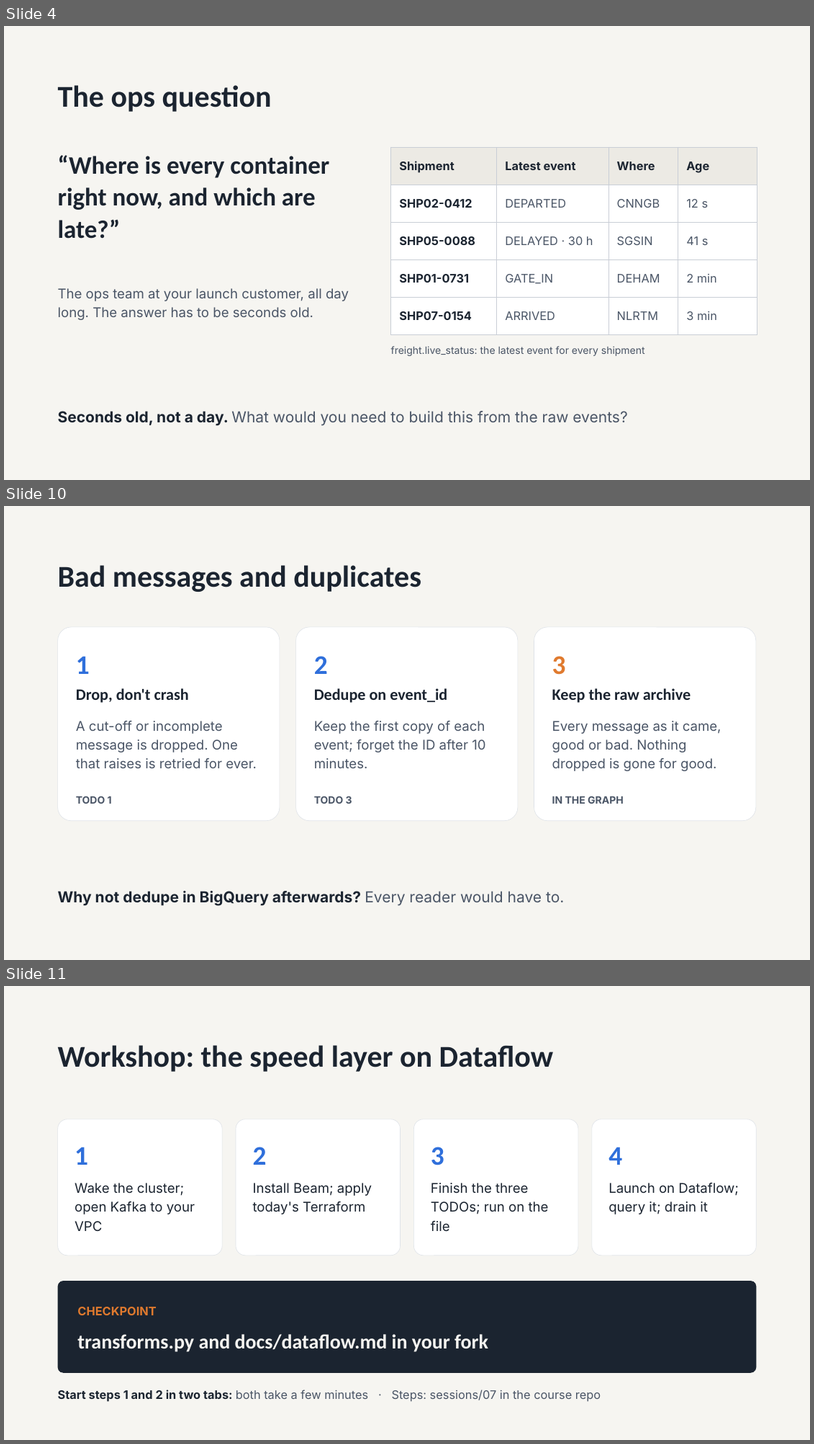
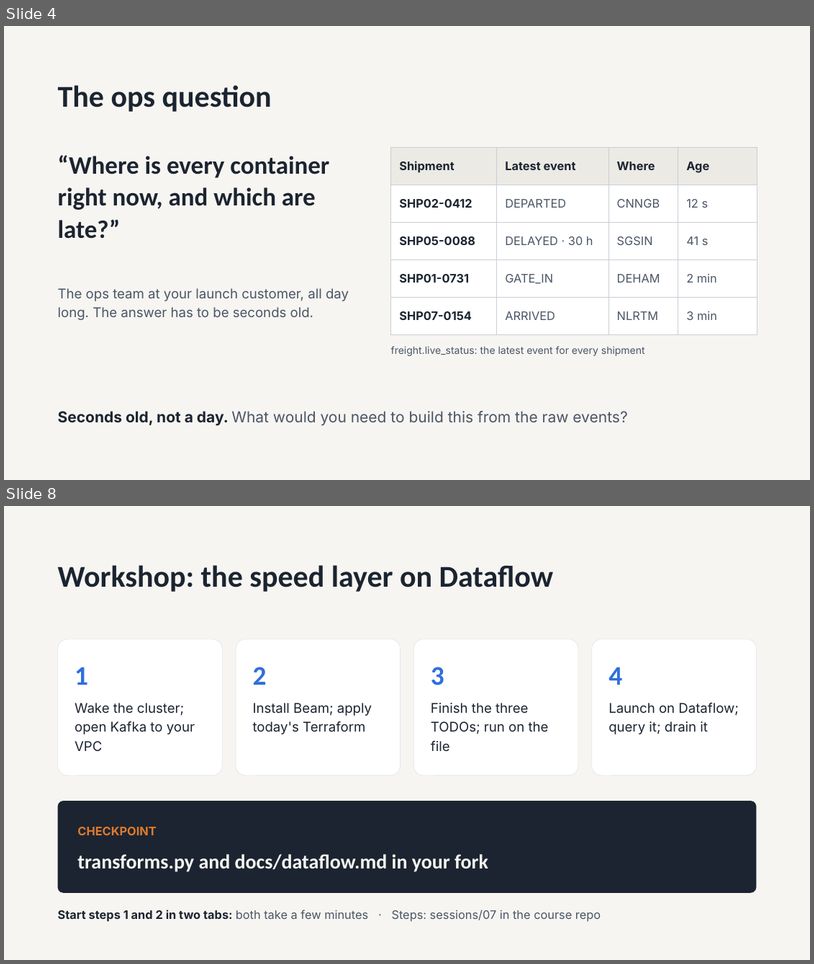
Before and after one commit to sham100768/cloud-computing-srh, a slide deck: sessions/07-dataflow/slides/session-07-dataflow.pptx. Shown one above the other, each under a label of ours: slides 4, 10 and 11 before the commit, slides 4 and 8 after it; the slides between them are not shown. The pictures are 814x1444 and 814x964 pixels, drawn with LibreOffice and Linux fonts; fonts in the diff are those of the drawing. Boxes give left, top, right and bottom in pixels: in the first picture for what was removed or moved away, otherwise in the second. Text is boxed around its words. In the diff, an @@ line names an element or a change of style, - is before the commit and + after.

```diff
--- a/sessions/07-dataflow/slides/session-07-dataflow.pptx
+++ b/sessions/07-dataflow/slides/session-07-dataflow.pptx
@@ slide 10 removed at (x1=4, y1=506, x2=810, y2=960), background #F6F5F1 @@
@@ title removed at (x1=58, y1=565, x2=422, y2=592) @@
-Bad messages and duplicates
@@ rounded rectangle removed at (x1=58, y1=627, x2=280, y2=821) @@
@@ rounded rectangle removed at (x1=296, y1=627, x2=518, y2=821) @@
@@ rounded rectangle removed at (x1=535, y1=627, x2=756, y2=821) @@
@@ text removed at (x1=76, y1=656, x2=90, y2=674) @@
-1
@@ text removed at (x1=314, y1=656, x2=328, y2=674) @@
-2
@@ text removed at (x1=553, y1=656, x2=566, y2=674) @@
-3
@@ text removed at (x1=76, y1=688, x2=189, y2=703) @@
-Drop, don't crash
@@ text removed at (x1=314, y1=688, x2=448, y2=703) @@
-Dedupe on event_id
@@ text removed at (x1=553, y1=688, x2=691, y2=703) @@
-Keep the raw archive
@@ text removed at (x1=76, y1=721, x2=257, y2=768) @@
-A cut-off or incomplete message is dropped. One that raises is retried for ever.
@@ text removed at (x1=314, y1=721, x2=486, y2=768) @@
-Keep the first copy of each event; forget the ID after 10 minutes.
@@ text removed at (x1=553, y1=721, x2=722, y2=771) @@
-Every message as it came, good or bad. Nothing dropped is gone for good.
@@ text removed at (x1=76, y1=795, x2=112, y2=803) @@
-TODO 1
@@ text removed at (x1=314, y1=795, x2=352, y2=803) @@
-TODO 3
@@ text removed at (x1=553, y1=795, x2=624, y2=803) @@
-IN THE GRAPH
@@ text removed at (x1=58, y1=890, x2=564, y2=906) @@
-Why not dedupe in BigQuery afterwards? Every reader would have to.
@@ what was slide 11 is now slide 8 @@
```
Also in this commit, not shown: 4 slides changed, 2 other slides removed.
